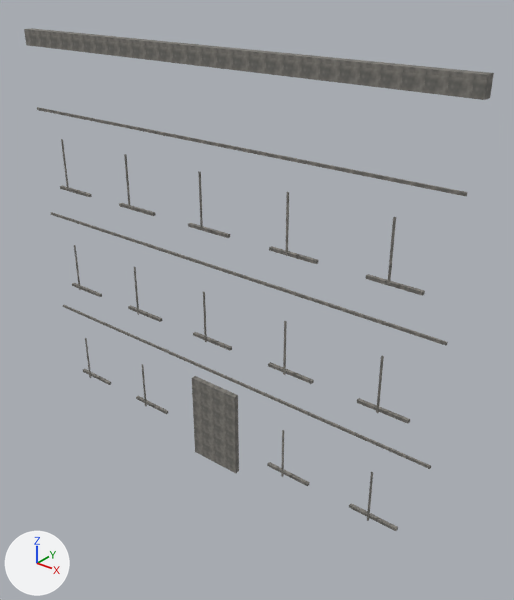
Renders of the OBJ model resources/blender/zombie_street/Street_BlockR0_Trim.obj from each side of a commit.
One viewpoint serves both versions: a 50 mm lens placed at (11.41, -12.29, 12.84), pointed at (1.07, 0.63, 4.83). The axes (+X, +Y, +Z) are drawn at lower left. The lights are the same throughout. The older version comes first. Where no turn or scale is listed for an object, it has been applied to the vertices.

The first picture shows 'Street_BlockR0_Trim'.
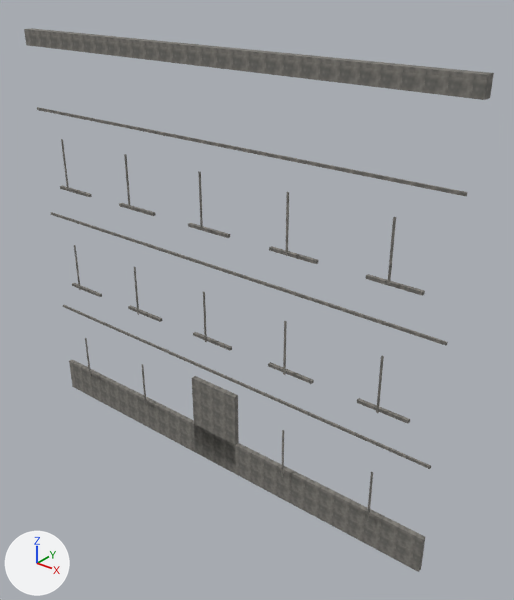
The edits, one by one:
me_street_blockr0_trim is used by ob_street_blockr0_trim; location (0.0, 0.0, 0.0).
me_street_blockr0_trim had 264 vertices, 396 faces and spanned x -6.6..6.6, y -0.22..0.26, z -0.53..11.0.
me_street_blockr0_trim now has 272 vertices, 408 faces and spans x -6.6..6.6, y -0.22..0.26, z -0.55..11.0.
me_street_blockr0_trim part 1: a new loose piece, a box spanning x -6.56..6.56, y 0.0..0.13, z -0.55..0.48, in mat_trimstone (picture img_trimstone_png).

Pixel boxes [x1, y1, x2, y2] of what changed, in the pictures (514 x 600 px):
'Street_BlockR0_Trim', reshaped (8% taller)
    before: [24, 28, 494, 531]
    after: [24, 28, 494, 572]
part 1 of me_street_blockr0_trim, added
    after: [69, 359, 425, 572]
